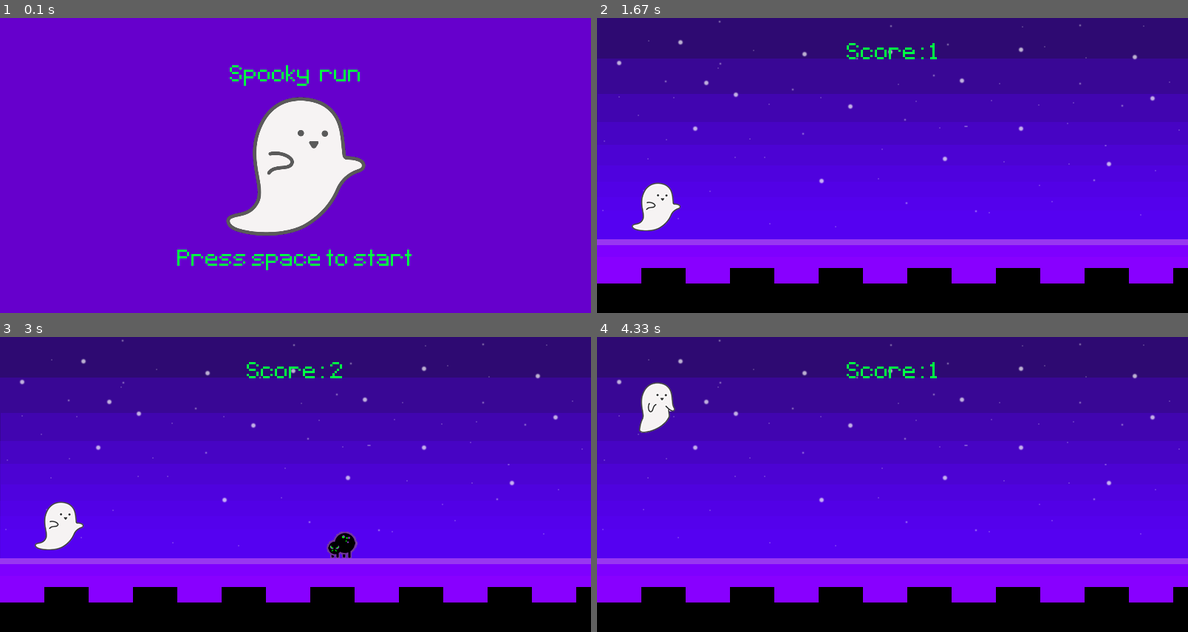
Above: before the commit, frames 1-4 (two rows, left to right).
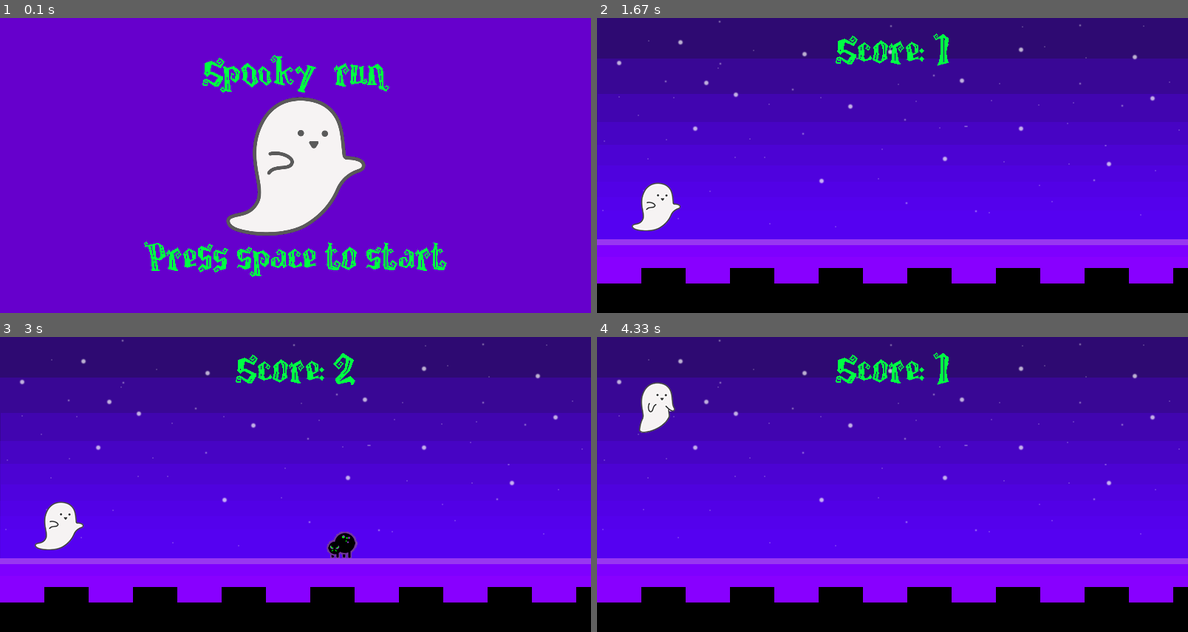
Above: after the commit, the same moments.

Repository: starowicz727/PygameProject
Game: pygame game, started from spooky_run.py
Same seed, same stepped clock (60 frames per second), same inputs: the game is played once before the commit and once after it.
Inputs:
- Up to frame 1 (0.1 s): no input
- Up to frame 2 (1.67 s): tap Space at 0.33 s
- Up to frame 3 (3 s): no input
- Up to frame 4 (4.33 s): tap Space at 3.17, 3.57, 3.87, 4.07 s

The runs differ from the first frame. In frame 1, 2.8% of the frame differs, in the area x 24-76%, y 12-88%; in frame 2, 0.7%; in frame 3, 0.7%; in frame 4, 0.7%.

Commit message:
poprawiona czcionka

Diff:
--- a/spooky_run.py
+++ b/spooky_run.py
@@ -99,7 +99,7 @@
 screen = pygame.display.set_mode((800,400))#okno ma wysokość 400 i szerokość 800
 pygame.display.set_caption('SpookyRun') # tytuł okna
 clock = pygame.time.Clock() #clock pomoże nam z utrzymaniem odpowiedniej liczby klatek na sekundę
-test_font = pygame.font.Font('font/Pixeltype.ttf', 50) #wczytujemy czcionkę, z którą można potem napisać tekst metodą render
+test_font = pygame.font.Font('font/MonsterPumpkin.ttf', 50) #wczytujemy czcionkę, z którą można potem napisać tekst metodą render
 game_active = False
 start_time = 0  # na początku czas musi wynosić 0
 score = 0 # na początku rozgrywki mamy 0 punktów
Binary file added: font/MonsterPumpkin.ttf
Binary file removed: font/Pixeltype.ttf
